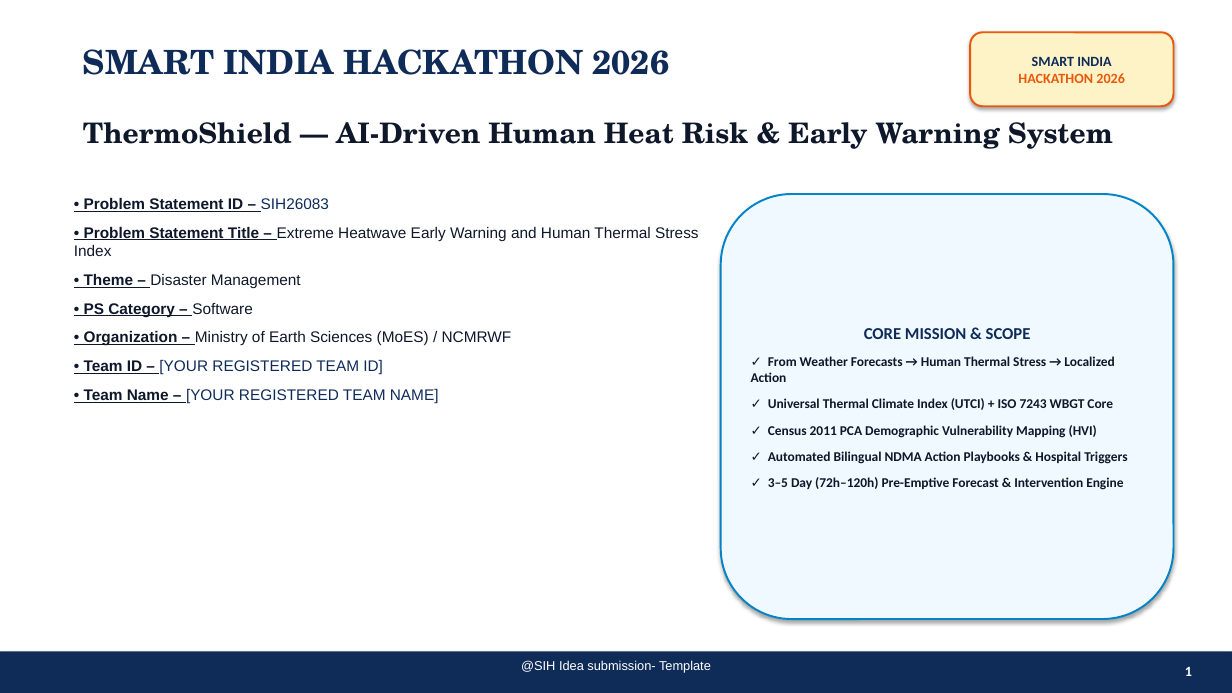
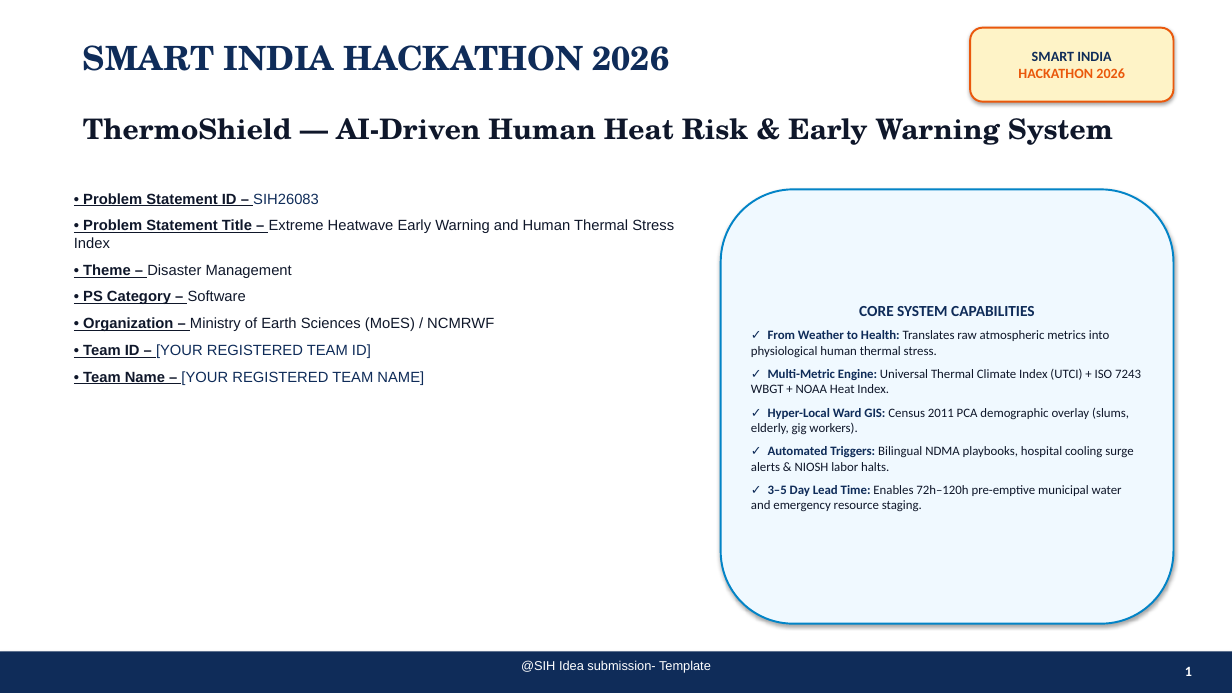
Before and after one commit to fatehbrar07/SIH26083-Heat-Risk, a slide deck: slide 1 of docs/sih/SIH2026_IDEA_Presentation_SIH26083_Official.pptx. Drawn at 1232x693 pixels with LibreOffice and Linux fonts; fonts in the diff are those of the drawing. Boxes give left, top, right and bottom in pixels: in the first picture for what was removed or moved away, otherwise in the second. Text is boxed around its words. In the diff, an @@ line names an element or a change of style, - is before the commit and + after.

Commit message:
docs: regenerate SIH26083 presentation aligning with references 1, 2, 3, 4 winning format

```diff
--- a/docs/sih/SIH2026_IDEA_Presentation_SIH26083_Official.pptx
+++ b/docs/sih/SIH2026_IDEA_Presentation_SIH26083_Official.pptx
@@ 2 texts, 1 rounded rectangle: place and size @@
-2 texts, 1 rounded rectangle at (83,32,1174,149)
+2 texts, 1 rounded rectangle at (83,28,1174,145)
@@ text "• Problem Statement ID – ..." at (74,192,674,385): size 12 to 11.5 pt; less space between paragraphs @@
@@ rounded rectangle "CORE SYSTEM CAPABILITIES": place and size @@
-rounded rectangle "CORE SYSTEM CAPABILITIES" at (721,194,1174,619)
+rounded rectangle "CORE SYSTEM CAPABILITIES" at (721,189,1174,624)
@@ text in rounded rectangle at (751,306,1141,511): text changed; size 10.5 to 10 pt; bold off @@
-CORE MISSION & SCOPE
-✓ From Weather Forecasts → Human Thermal Stress → Localized Action
-✓ Universal Thermal Climate Index (UTCI) + ISO 7243 WBGT Core
-✓ Census 2011 PCA Demographic Vulnerability Mapping (HVI)
-✓ Automated Bilingual NDMA Action Playbooks & Hospital Triggers
-✓ 3–5 Day (72h–120h) Pre-Emptive Forecast & Intervention Engine
+CORE SYSTEM CAPABILITIES
+✓ From Weather to Health: Translates raw atmospheric metrics into physiological human thermal stress.
+✓ Multi-Metric Engine: Universal Thermal Climate Index (UTCI) + ISO 7243 WBGT + NOAA Heat Index.
+✓ Hyper-Local Ward GIS: Census 2011 PCA demographic overlay (slums, elderly, gig workers).
+✓ Automated Triggers: Bilingual NDMA playbooks, hospital cooling surge alerts & NIOSH labor halts.
+✓ 3–5 Day Lead Time: Enables 72h–120h pre-emptive municipal water and emergency resource staging.
```
Also in this commit, not shown: 5 other slides changed, 1 other file.
